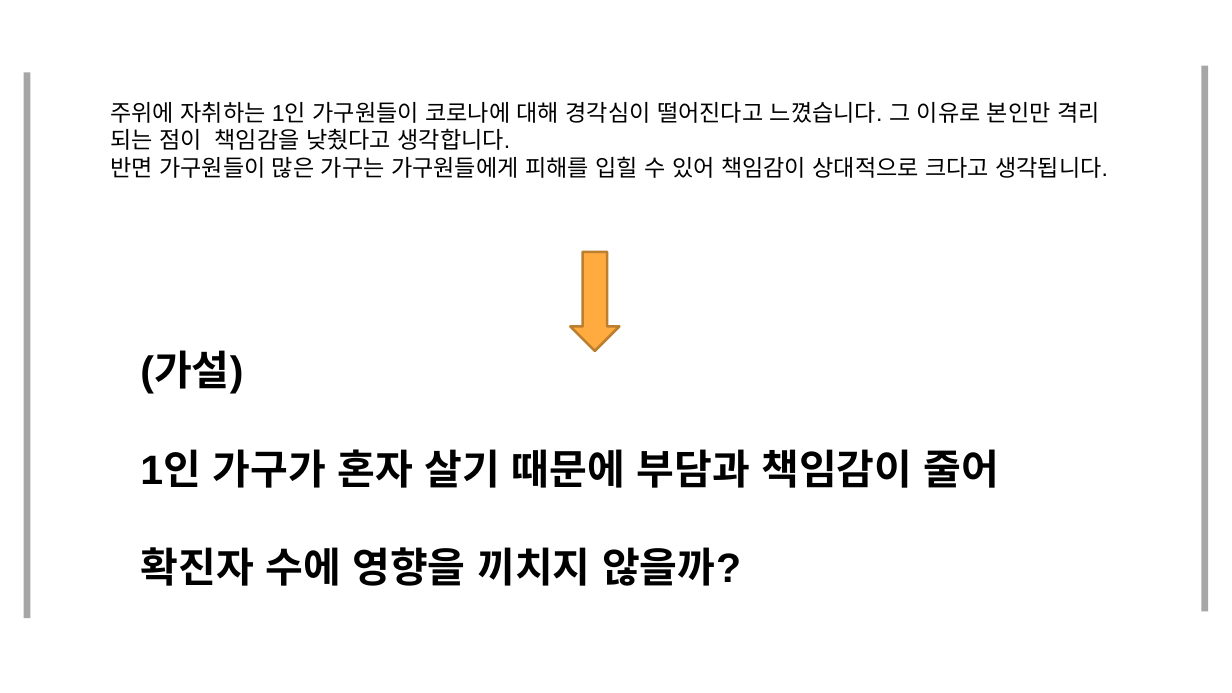
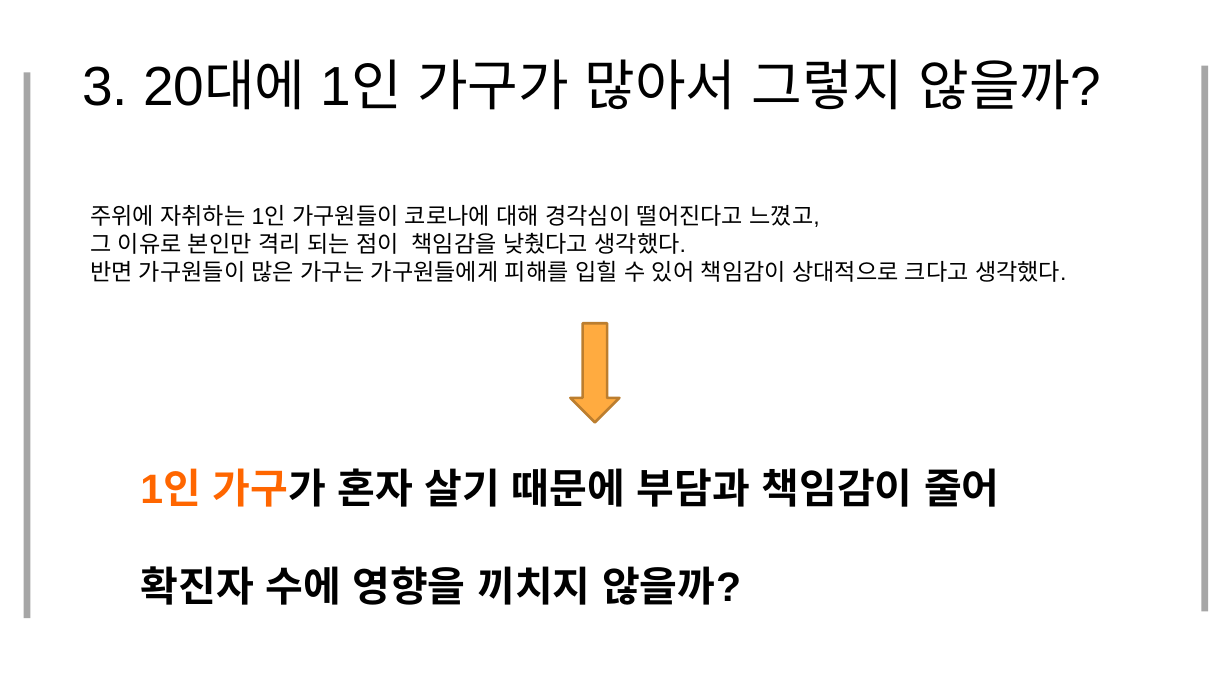
Before and after one commit to JooEHyeon/CORONA19_data_analysis, a slide deck: slide 22 of 최종합본.pptx (slide 21 before the commit). Drawn at 1232x693 pixels with LibreOffice and Linux fonts; fonts in the diff are those of the drawing. Boxes give left, top, right and bottom in pixels: in the first picture for what was removed or moved away, otherwise in the second. Text is boxed around its words. In the diff, an @@ line names an element or a change of style, - is before the commit and + after.

```diff
--- a/최종합본.pptx
+++ b/최종합본.pptx
@@ text added at (82, 59, 1102, 110), 42.9 pt, text #000000 @@
+3. 20대에 1인 가구가 많아서 그렇지 않을까?
@@ text at (90, 205, 1066, 282): text changed @@
-주위에 자취하는 1인 가구원들이 코로나에 대해 경각심이 떨어진다고 느꼈습니다. 그 이유로 본인만 격리 되는 점이 책임감을 낮췄다고 생각합니다.
-반면 가구원들이 많은 가구는 가구원들에게 피해를 입힐 수 있어 책임감이 상대적으로 크다고 생각됩니다.
+주위에 자취하는 1인 가구원들이 코로나에 대해 경각심이 떨어진다고 느꼈고,
+그 이유로 본인만 격리 되는 점이 책임감을 낮췄다고 생각했다.
+반면 가구원들이 많은 가구는 가구원들에게 피해를 입힐 수 있어 책임감이 상대적으로 크다고 생각했다.
@@ down arrow: place and size @@
-down arrow at (570, 252, 619, 351)
+down arrow at (570, 323, 619, 422)
@@ text at (140, 353, 243, 394): paragraph removed @@
-(가설)
@@ text "1인 가구가 혼자 살기 때문에 ...": place and size @@
-text "1인 가구가 혼자 살기 때문에 ..." at (140, 353, 1000, 586)
+text "1인 가구가 혼자 살기 때문에 ..." at (140, 468, 1000, 605)
@@ text at (140, 468, 1000, 507): text colour #000000 to #FF6600 in "1인 가구가" @@
```
Also in this commit, not shown: 21 other slides changed, 4 slides added, 2 slides removed.
